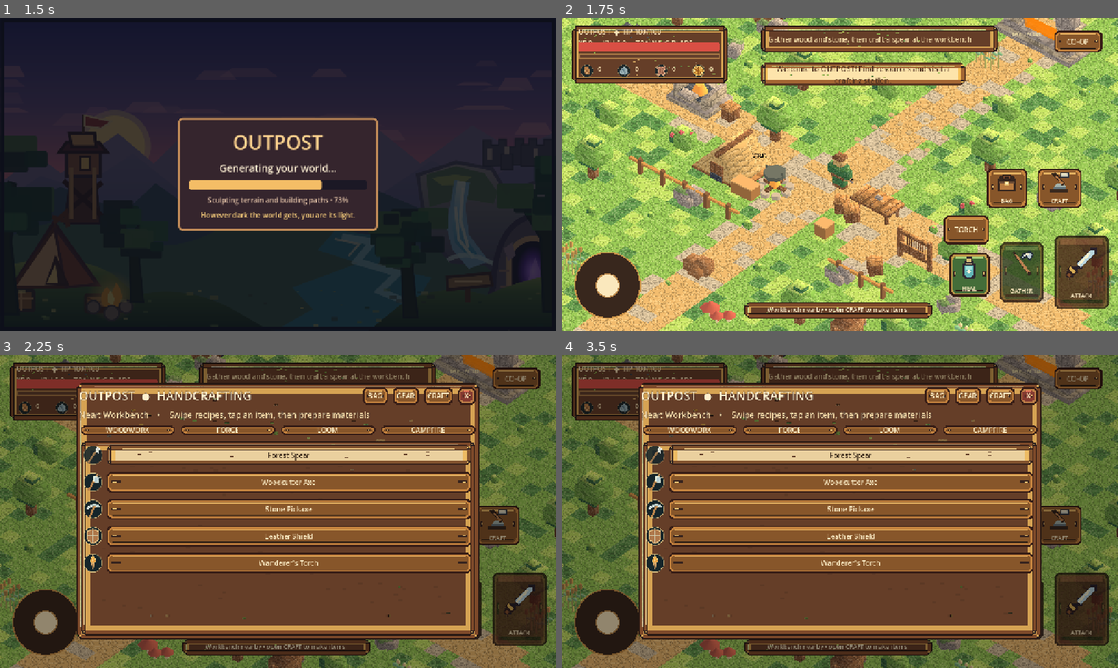
Above: before the commit, frames 1-4 (two rows, left to right).
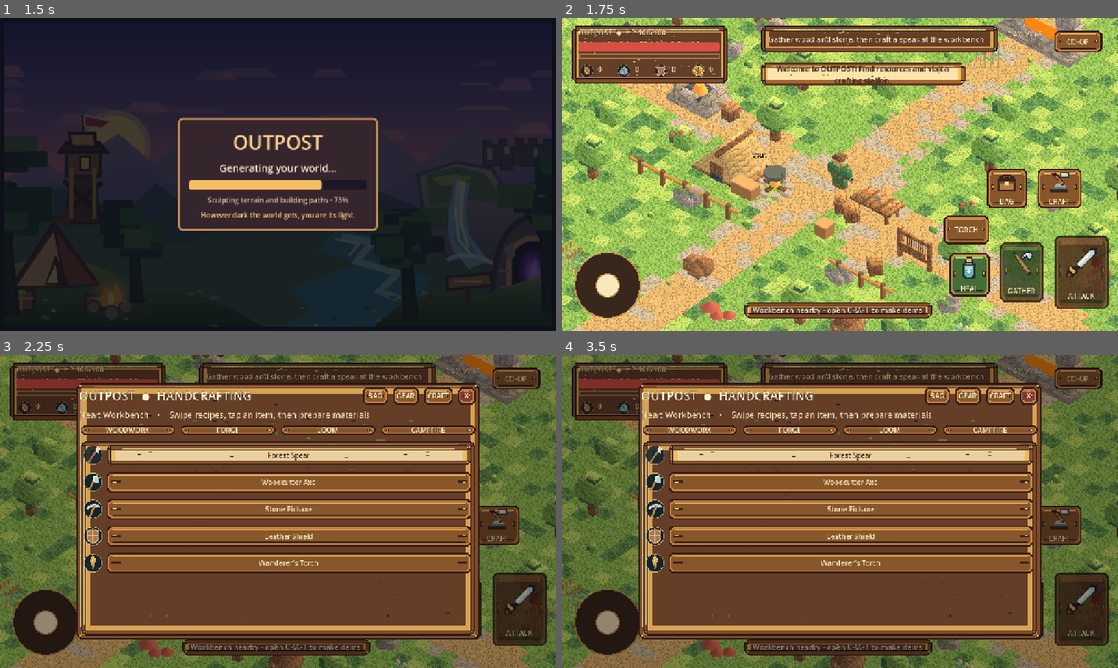
Above: after the commit, the same moments.

Repository: Smurfis/outpost-rpg
Game: Godot game, scene res://scenes/ui/company_splash.tscn
Same seed, same stepped clock (60 frames per second), same inputs: the game is played once before the commit and once after it.
Inputs (mouse positions are in pixels of both pictures, inside the frame that each line leads up to):
- Up to frame 1 (1.5 s): tap Enter at 0.5 s; move the mouse to (400, 158) at 0.52 s; hold D 0.53-1.25 s; tap E at 0.6 s; click (400, 158) at 0.67 s; tap Space at 0.77, 1.07 s; drag from (166, 190) to (250, 237) at 1.27 s
- Up to frame 2 (1.75 s): no input
- Up to frame 3 (2.25 s): move the mouse to (333, 442) at 2.02 s; hold D (outpost_right) from 2.03 s (still down); hold C (outpost_craft) from 2.03 s (still down)
- Up to frame 4 (3.5 s): release D (outpost_right) at 2.75 s; release C (outpost_craft) at 2.75 s; click "CO-OP" at 2.75 s

Frame 1 is identical in both runs. In frame 2, 1.6% of the frame differs, in the area x 3-96%, y 3-95%; in frame 3, 0.9%; in frame 4, 0.9%.

Commit message:
ui(phone): clearer HUD labels and larger action-button captions

Diff:
--- a/scripts/hud.gd
+++ b/scripts/hud.gd
@@ -148,8 +148,10 @@
 	n.text = value
 	n.autowrap_mode = TextServer.AUTOWRAP_WORD_SMART
 	n.mouse_filter = Control.MOUSE_FILTER_IGNORE
-	n.add_theme_font_size_override("font_size", size)
+	n.add_theme_font_size_override("font_size", maxi(17, size))
 	n.add_theme_color_override("font_color", color)
+	n.add_theme_color_override("font_outline_color", Color("#21161a"))
+	n.add_theme_constant_override("outline_size", 2)
 	root.add_child(n)
 	_anchors(n, left, top, right, bottom)
 	return n
@@ -183,7 +185,7 @@
 	title.horizontal_alignment = HORIZONTAL_ALIGNMENT_CENTER
 	title.vertical_alignment = VERTICAL_ALIGNMENT_CENTER
 	title.add_theme_color_override("font_color", Color("#f9e7c0"))
-	title.add_theme_font_size_override("font_size", 13)
+	title.add_theme_font_size_override("font_size", 16)
 	title.mouse_filter = Control.MOUSE_FILTER_IGNORE
 	button.add_child(title)
 	title.anchor_left = 0.0
